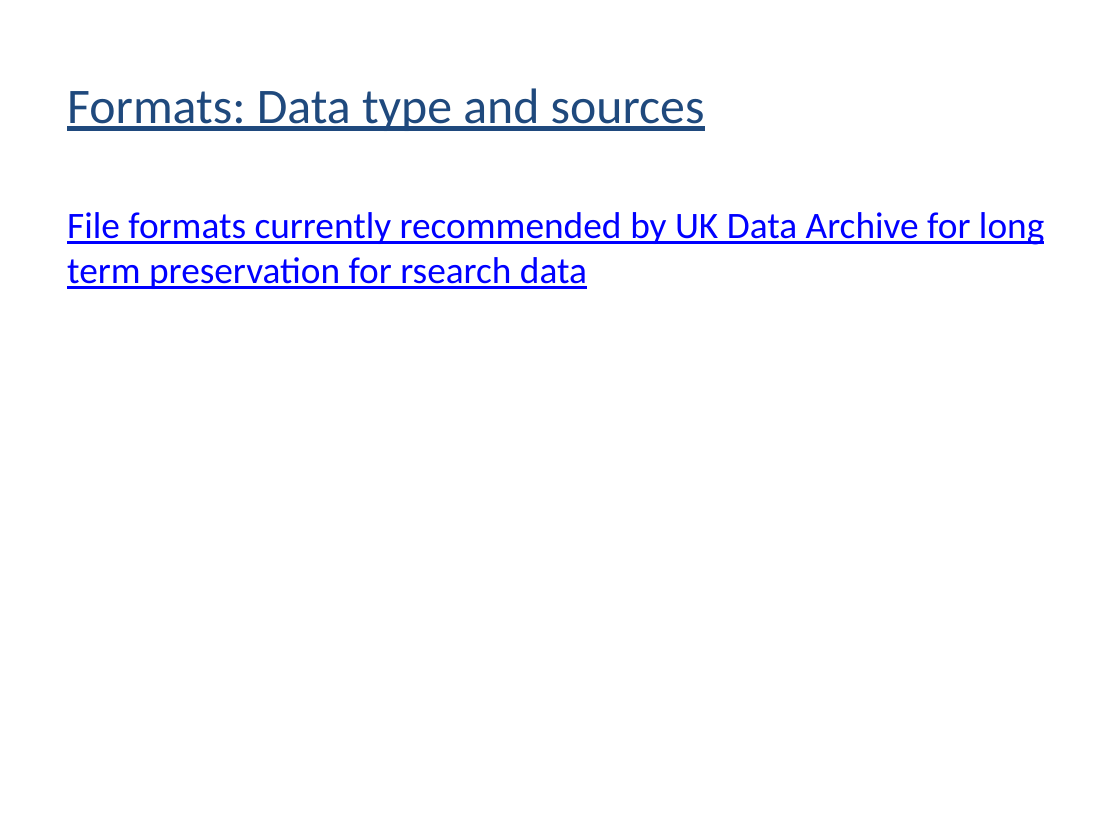
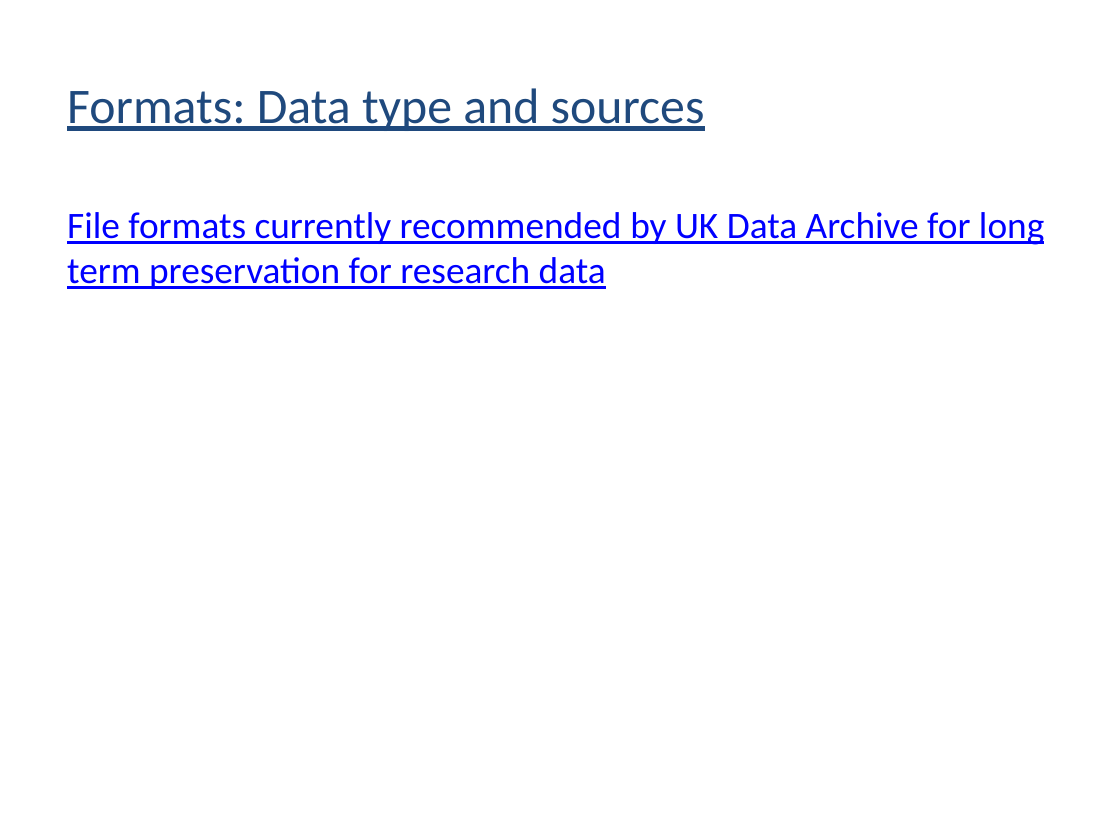
Before and after one commit to bioinformatics-core-shared-training/Managing-your-research-data, a slide deck: slide 8 of file_management.pptx. Drawn at 1120x840 pixels with LibreOffice and Linux fonts; fonts in the diff are those of the drawing. Boxes give left, top, right and bottom in pixels: in the first picture for what was removed or moved away, otherwise in the second. Text is boxed around its words. In the diff, an @@ line names an element or a change of style, - is before the commit and + after.

```diff
--- a/file_management.pptx
+++ b/file_management.pptx
@@ text at (67, 212, 1044, 289): text changed @@
-File formats currently recommended by UK Data Archive for long term preservation for rsearch data
+File formats currently recommended by UK Data Archive for long term preservation for research data
```
Also in this commit, not shown: 1 slide added, 1 slide removed, 1 other file.
